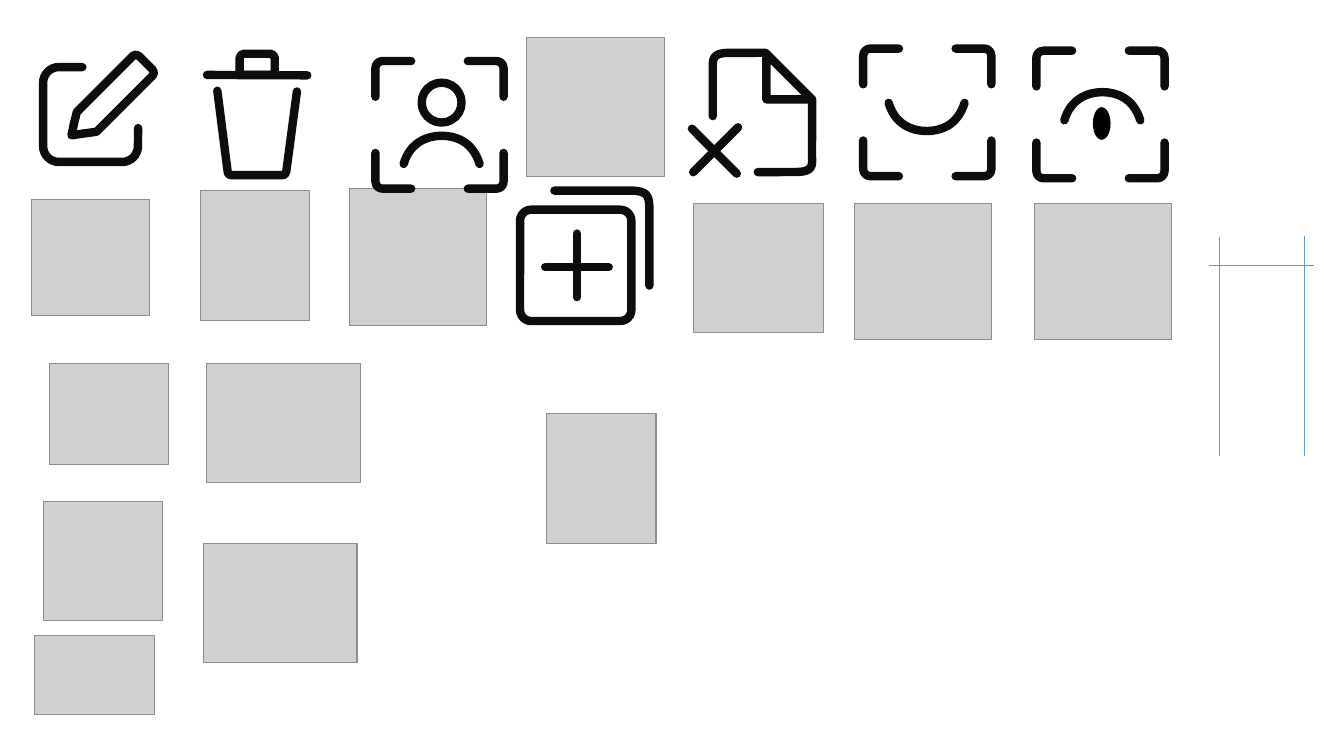
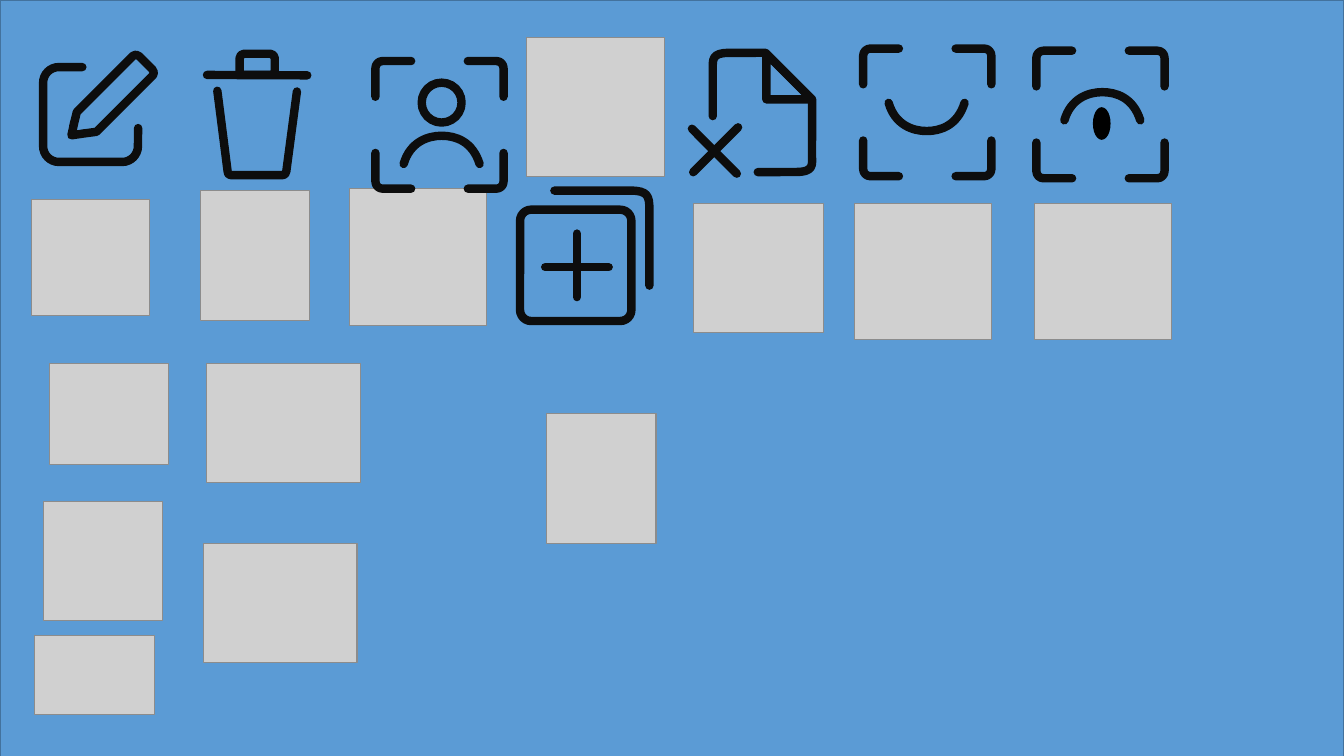
Before and after one commit to fafi-svg/App_web_vacunas, a slide deck: slide 30 of Documents_Desing/Diseños_veterinaria_vacunas.pptx. Drawn at 1344x756 pixels with LibreOffice and Linux fonts; fonts in the diff are those of the drawing; grey boxes stand for pictures. Boxes give left, top, right and bottom in pixels: in the first picture for what was removed or moved away, otherwise in the second. Text is boxed around its words. In the diff, an @@ line names an element or a change of style, - is before the commit and + after.

```diff
--- a/Documents_Desing/Diseños_veterinaria_vacunas.pptx
+++ b/Documents_Desing/Diseños_veterinaria_vacunas.pptx
@@ rectangle added at (0,0,1344,756), fill #5B9BD5, outline #43739E 1 pt @@
```
Also in this commit, not shown: 1 other slide changed, 9 other files.
